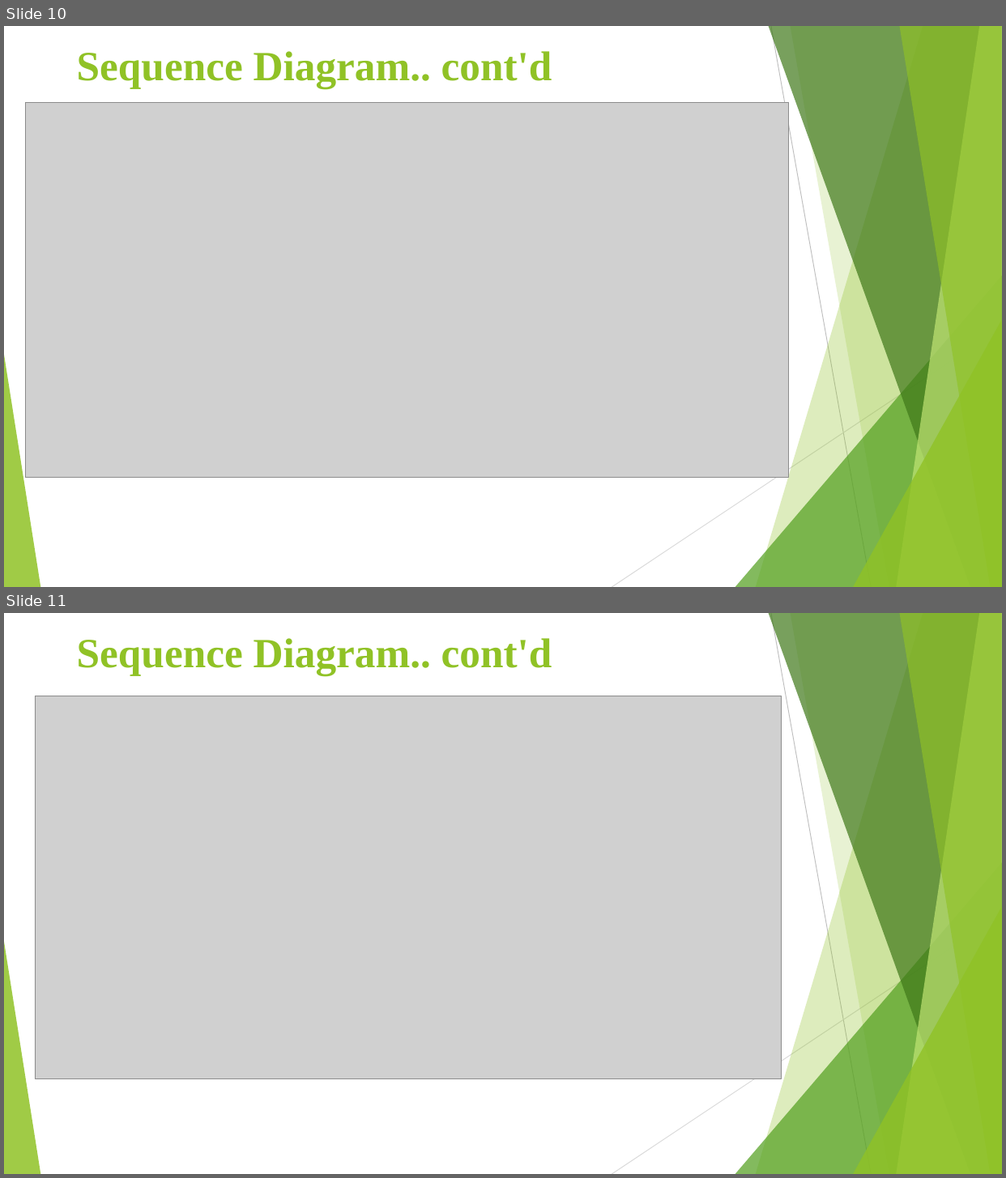
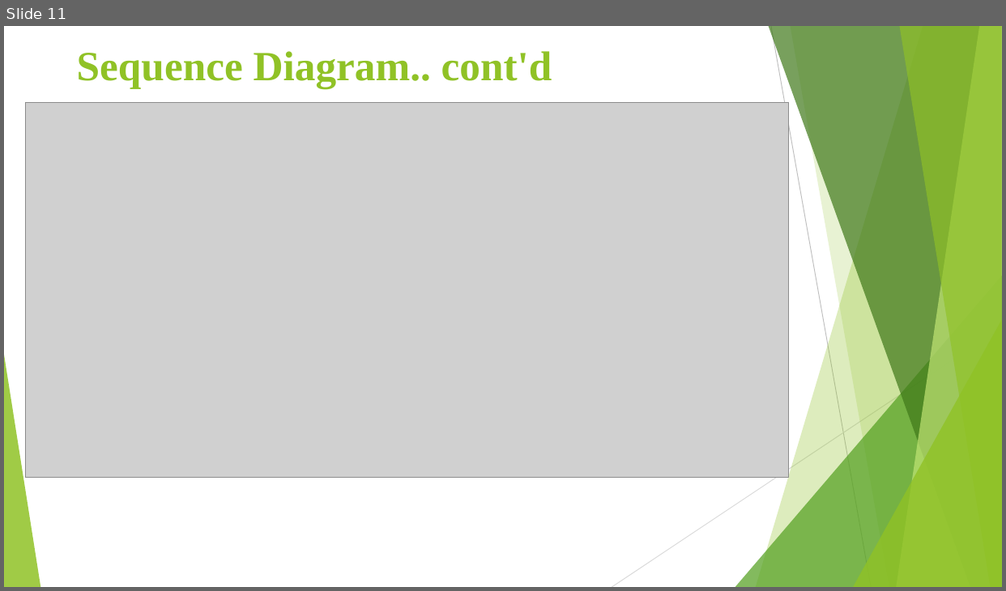
Before and after one commit to niguskidane/AirLine-Flight-Booking-System, a slide deck: Airline Flight-Booking-System.pptx. Shown one above the other, each under a label of ours: slides 10 and 11 before the commit, slide 11 after it. The pictures are 1006x1178 and 1006x591 pixels, drawn with LibreOffice and Linux fonts; fonts in the diff are those of the drawing; grey boxes stand for pictures. Boxes give left, top, right and bottom in pixels: in the first picture for what was removed or moved away, otherwise in the second. Text is boxed around its words. In the diff, an @@ line names an element or a change of style, - is before the commit and + after.

```diff
--- a/Airline Flight-Booking-System.pptx
+++ b/Airline Flight-Booking-System.pptx
@@ slide 11 removed at bbox=[4, 613, 1002, 1174], background #FFFFFF; not listed: 10 template elements that a slide beside it also shows @@
@@ text removed at bbox=[77, 638, 552, 675] @@
-Sequence Diagram.. cont'd
@@ picture removed at bbox=[35, 696, 781, 1079] @@
@@ what was slide 10 is now slide 11 @@
```
Also in this commit, not shown: 5 slides changed, 4 slides added, 2 other slides removed.
